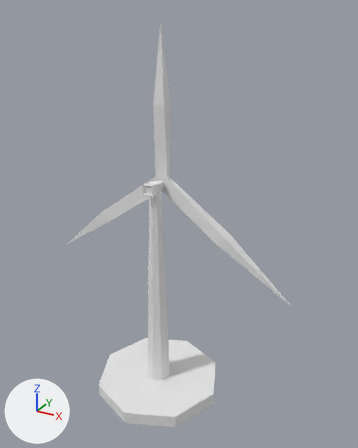
The Blender file ReturFire/assets/Models/buildings/eolic.blend: old version first, new version second.
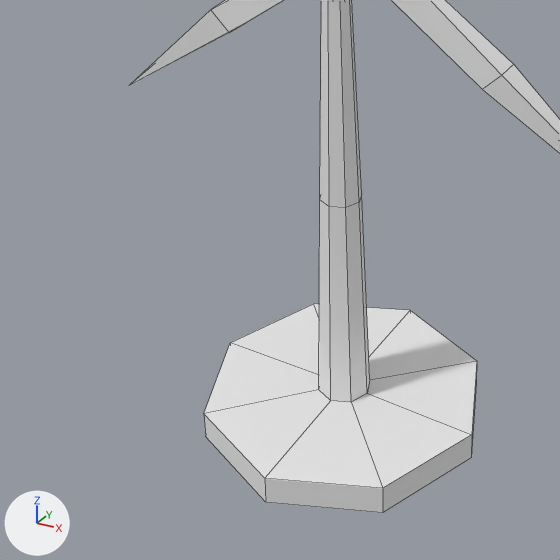
There are two pictures of each version: one whole from a 50 mm camera at (18.5, -30.0, 30.5) aimed at (1.5, 0.9, 15.1), one close up on the part from 3% to 70% of the width and 46% to 100% of the height. Every picture has the same lights, and +X, +Y and +Z are marked at lower left. The close-ups show mesh edges as thin lines.

Names of what the first close-up shows: 'Cylinder', 'helix'.
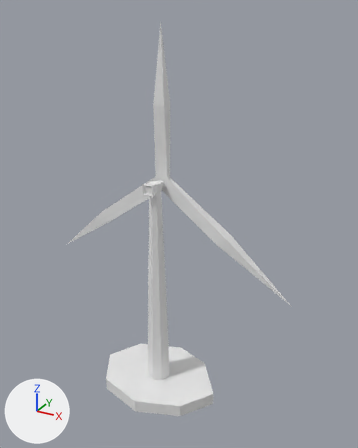
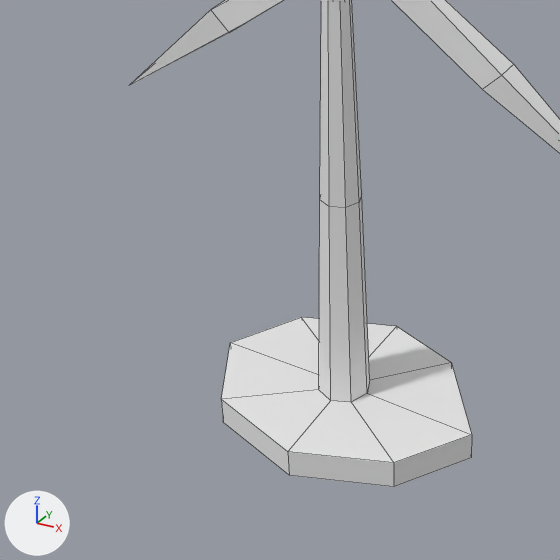
Edits to the bpy script that builds the scene:
```text
Change me_cylinder:
    where me_cylinder.from_pydata(...)  # 72 vertices, 66 faces; spans x -5.3..5.3, y -5.3..5.3, z -3.2..15.8
    used by ob_cylinder; location = (0.01, -0.11, 2.75)
    me_cylinder part 1: all 2 vertices in x 3.8, y 3.8, z -3.2..-2.1 are moved by (-0.8, -0.6, 0.0)
    me_cylinder part 2: all 2 vertices in x 3.8, y -3.8, z -3.2..-2.1 are moved by (-0.2, 1.2, 0.0)
    me_cylinder part 3: all 2 vertices in x 0.0, y 5.3, z -3.2..-2.1 are moved by (0.0, -1.2, 0.0)
    me_cylinder part 4: all 2 vertices in x -3.8, y 3.8, z -3.2..-2.1 are moved by (0.0, -1.0, 0.0)
    me_cylinder part 5: all 2 vertices in x 0.0, y -5.3, z -3.2..-2.1 are moved by (0.0, 1.5, 0.0)
    me_cylinder part 6: all 2 vertices in x -3.8, y -3.8, z -3.2..-2.1 are moved by (0.1, 0.9, 0.0)
```

Boxes (x1, y1, x2, y2) around the edits, measured in the close-ups (560 x 560 px; the box of a moved part takes in the faces that stretch with it):
'Cylinder', reshaped: before (204, 0, 477, 512); after (221, 0, 472, 487)
part 1 of me_cylinder, moved or reshaped: before (367, 361, 477, 452); after (367, 363, 472, 434)
part 2 of me_cylinder, moved or reshaped: before (351, 394, 472, 512); after (351, 394, 472, 486)
part 3 of me_cylinder, moved or reshaped: before (369, 310, 477, 380); after (369, 326, 451, 380)
part 4 of me_cylinder, moved or reshaped: before (231, 304, 410, 375); after (231, 317, 396, 375)
part 5 of me_cylinder, moved or reshaped: before (265, 401, 383, 512); after (288, 401, 394, 487)
part 6 of me_cylinder, moved or reshaped: before (204, 343, 331, 502); after (221, 343, 331, 475)
